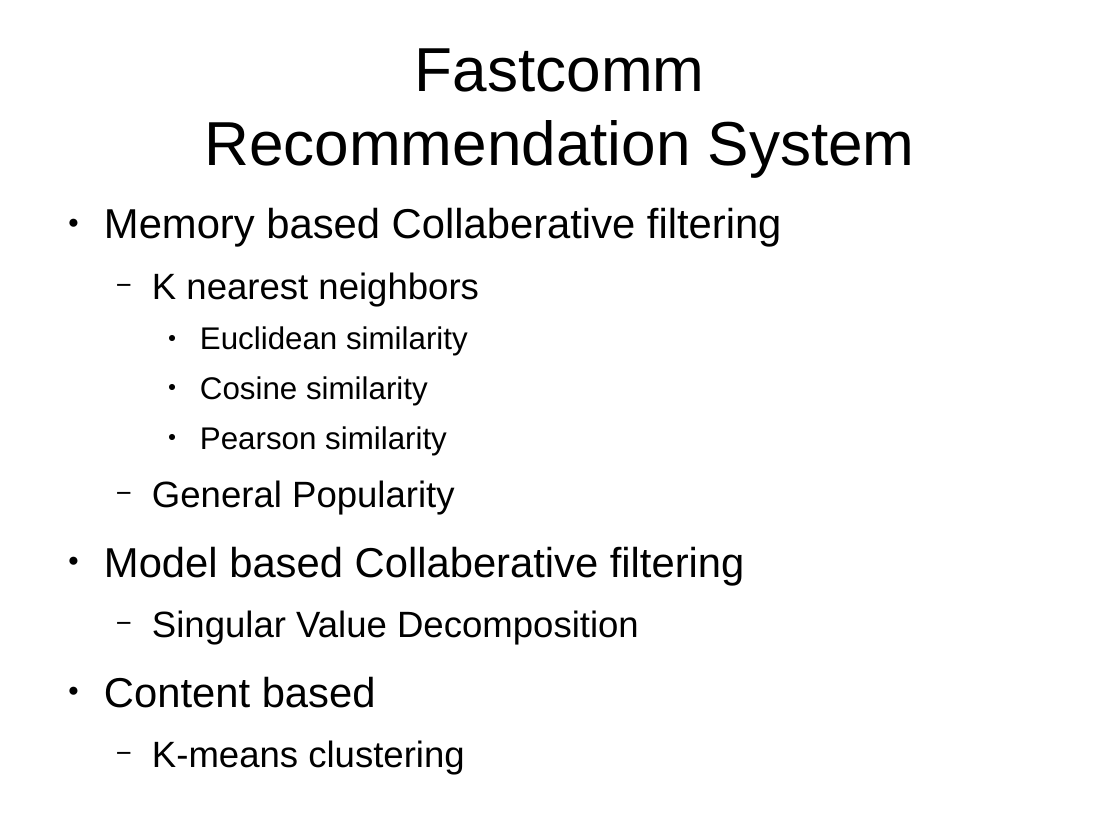
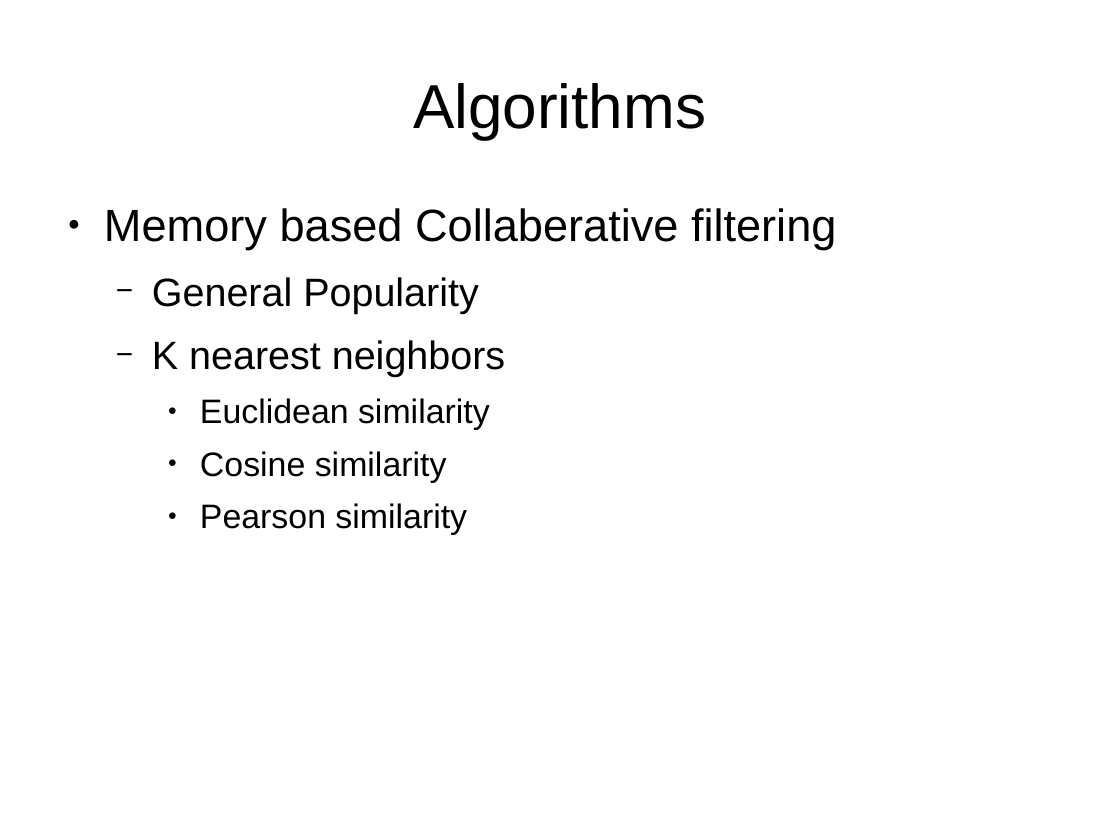
Before and after one commit to DriesSmit/Recommendation-System, a slide deck: slide 5 of Presentation.odp (slide 1 before the commit). Drawn at 1120x840 pixels with LibreOffice and Linux fonts; fonts in the diff are those of the drawing. Boxes give left, top, right and bottom in pixels: in the first picture for what was removed or moved away, otherwise in the second. Text is boxed around its words. In the diff, an @@ line names an element or a change of style, - is before the commit and + after.

```diff
--- a/Presentation.odp
+++ b/Presentation.odp
@@ title at box(413, 83, 706, 139): text changed @@
-Fastcomm
-Recommendation System
+Algorithms
@@ text at box(104, 208, 836, 535): size 29.6 to 32 pt in "Memory based Collaberative filtering"; size 25.9 to 28 pt in "K nearest neighbors"; size 22.2 to 24 pt in "Euclidean similarity", "Cosine similarity", "Pearson similarity" @@
@@ text at box(152, 277, 478, 314): paragraph added @@
+  − General Popularity
@@ text at box(104, 480, 745, 775): paragraphs removed @@
-  − General Popularity
-● Model based Collaberative filtering
-  − Singular Value Decomposition
-● Content based
-  − K-means clustering
```
Also in this commit, not shown: 2 other slides changed, 11 slides added, 1 other file.
